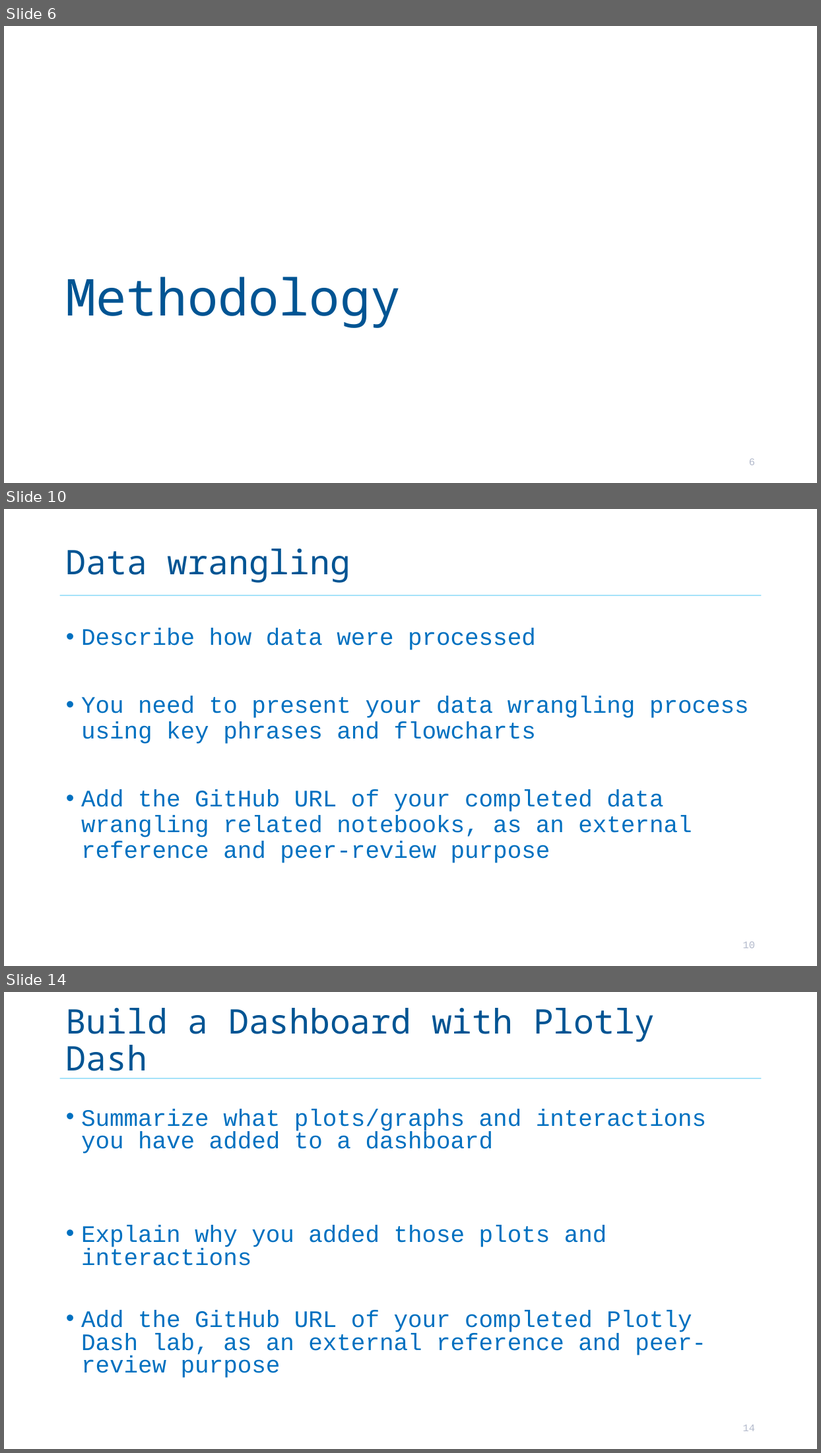
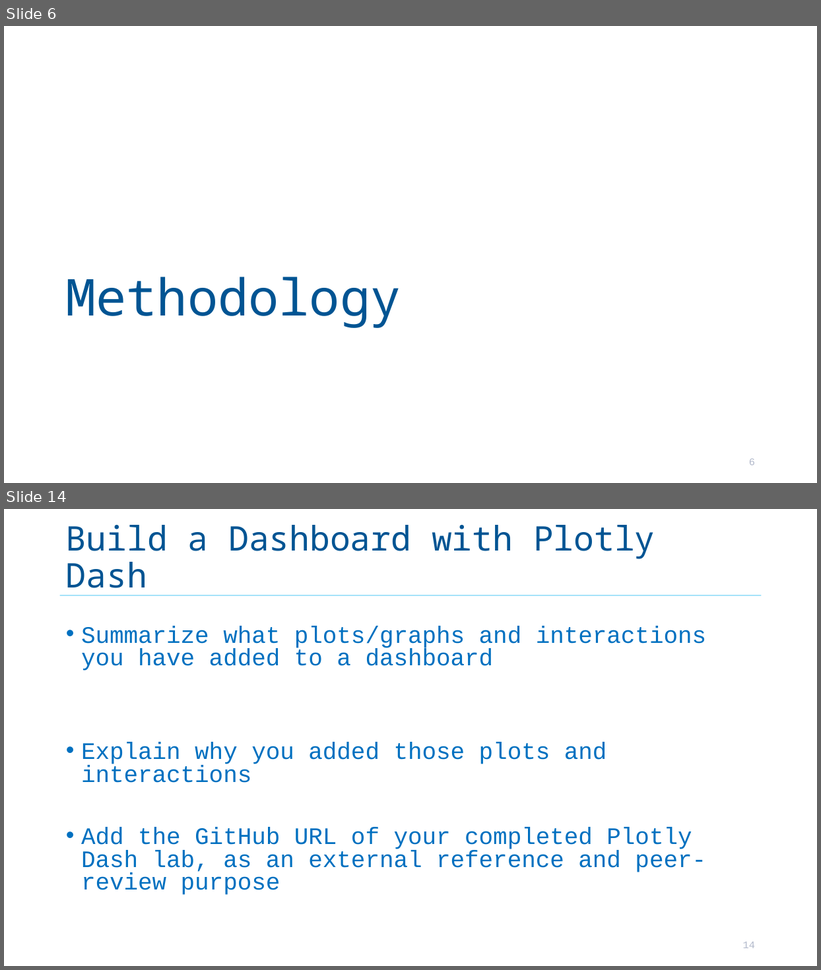
Before and after one commit to RiemannLee19/Coursera, a slide deck: 10_Applied_DS/Presentation_RL.odp. Shown one above the other, each under a label of ours: slides 6, 10 and 14 before the commit, slides 6 and 14 after it; the slides between them are not shown. The pictures are 821x1453 and 821x970 pixels, drawn with LibreOffice and Linux fonts; fonts in the diff are those of the drawing. Boxes give left, top, right and bottom in pixels: in the first picture for what was removed or moved away, otherwise in the second. Text is boxed around its words. In the diff, an @@ line names an element or a change of style, - is before the commit and + after.

```diff
--- a/10_Applied_DS/Presentation_RL.odp
+++ b/10_Applied_DS/Presentation_RL.odp
@@ slide 10 removed at [4,509,817,966], background #FFFFFF; not listed: 1 template element that a slide beside it also shows @@
@@ title removed at [66,549,350,583] @@
-Data wrangling
@@ text removed at [81,628,749,863] @@
-• Describe how data were processed
-• You need to present your data wrangling process using key phrases and flowcharts
-• Add the GitHub URL of your completed data wrangling related notebooks, as an external reference and peer-review purpose
@@ page number removed at [743,942,755,949] @@
-10
```
Also in this commit, not shown: 10 slides changed, 11 slides added, 11 other slides removed, 11 other files.
